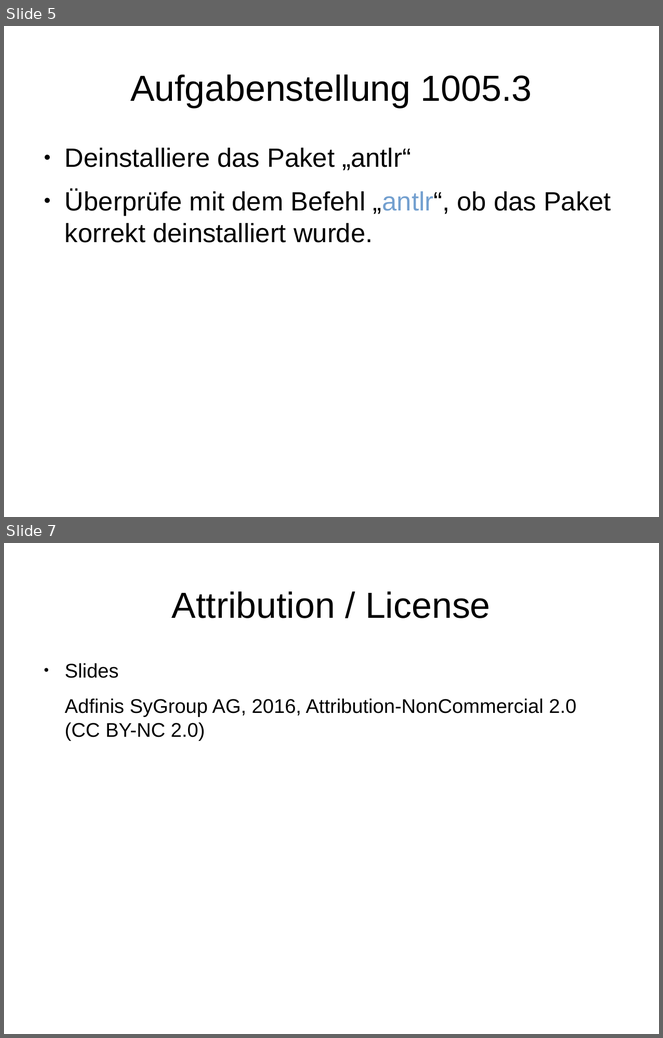
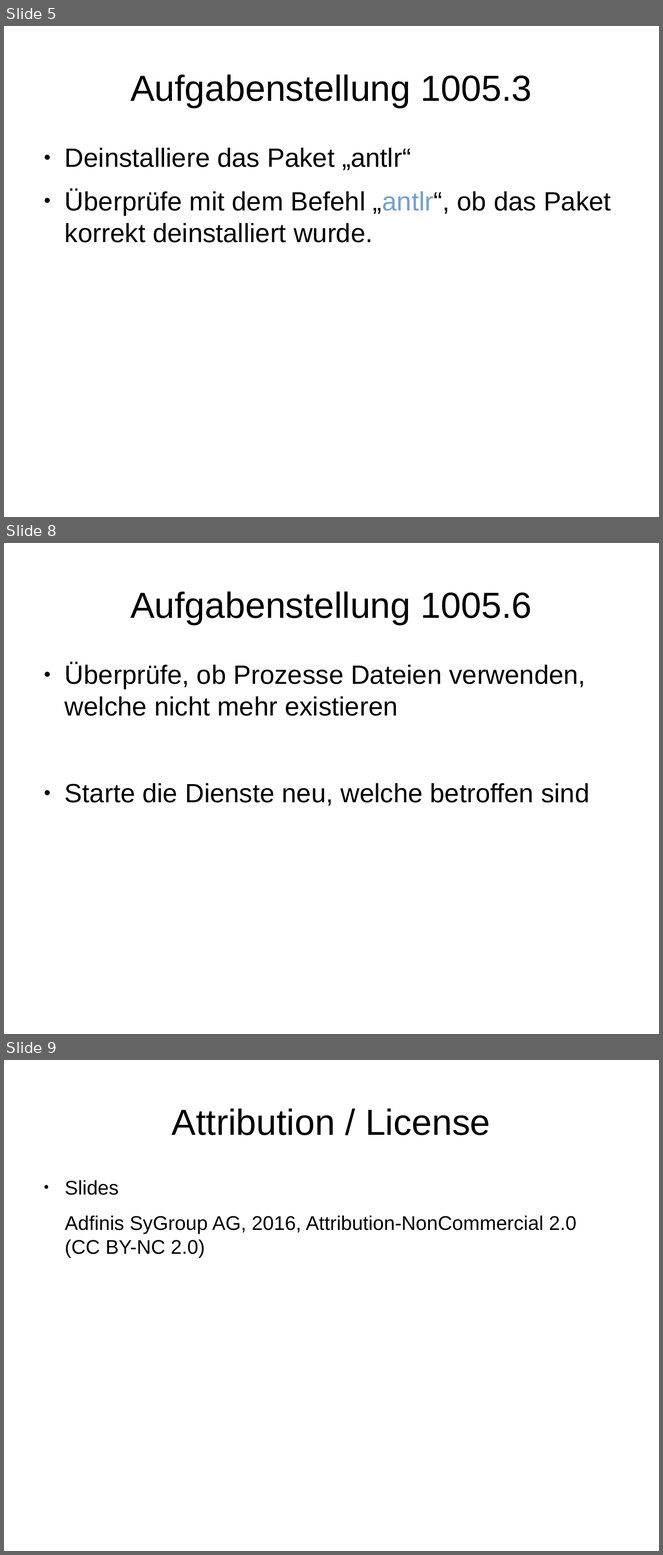
Before and after one commit to adfinis/adsy-trainings, a slide deck: SSA_SUSE-System-Administration/1005_zypper/modul_zypper_1005_03_handson.odp. Shown one above the other, each under a label of ours: slides 5 and 7 before the commit, slides 5, 8 and 9 after it; the slides between them are not shown. The pictures are 663x1038 and 663x1555 pixels, drawn with LibreOffice and Linux fonts; fonts in the diff are those of the drawing. Boxes give left, top, right and bottom in pixels: in the first picture for what was removed or moved away, otherwise in the second. Text is boxed around its words. In the diff, an @@ line names an element or a change of style, - is before the commit and + after.

```diff
--- a/SSA_SUSE-System-Administration/1005_zypper/modul_zypper_1005_03_handson.odp
+++ b/SSA_SUSE-System-Administration/1005_zypper/modul_zypper_1005_03_handson.odp
@@ slide 8 added at (4,543,659,1034), background #FFFFFF @@
@@ title added at (130,591,532,625), 44 pt, text #000000 @@
+Aufgabenstellung 1005.6
@@ text added at (65,663,590,806), 32 pt, text #000000 @@
+● Überprüfe, ob Prozesse Dateien verwenden, welche nicht mehr existieren
+● Starte die Dienste neu, welche betroffen sind
@@ what was slide 7 is now slide 9 @@
```
Also in this commit, not shown: 1 slide changed, 1 other slide added, 3 other files.
